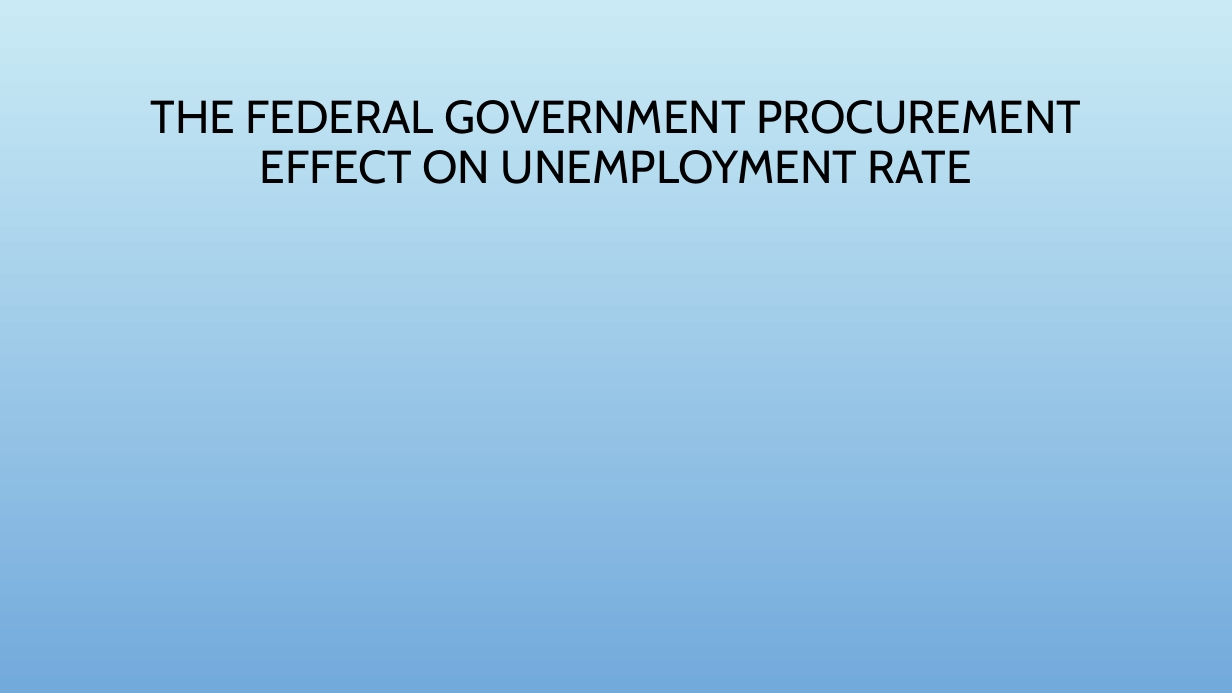
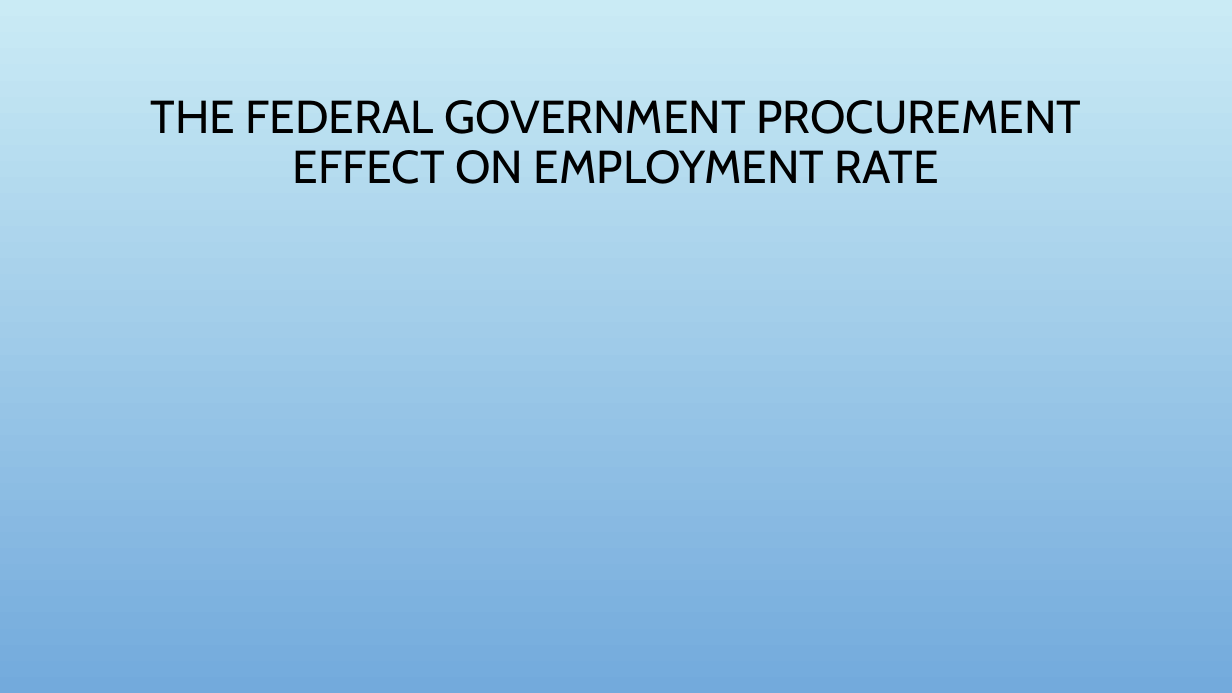
Before and after one commit to evlight/Project, a slide deck: slide 5 of Federal Government Contracts Analysis.pptx (slide 4 before the commit). Drawn at 1232x693 pixels with LibreOffice and Linux fonts; fonts in the diff are those of the drawing; background and template pictures are left out. Boxes give left, top, right and bottom in pixels: in the first picture for what was removed or moved away, otherwise in the second. Text is boxed around its words. In the diff, an @@ line names an element or a change of style, - is before the commit and + after.

Commit message:
Federal Government Contracts Analysis

```diff
--- a/Federal Government Contracts Analysis.pptx
+++ b/Federal Government Contracts Analysis.pptx
@@ title at (151, 100, 1081, 184): text changed @@
-THE FEDERAL GOVERNMENT PROCUREMENT EFFECT ON UNEMPLOYMENT RATE
+THE FEDERAL GOVERNMENT PROCUREMENT EFFECT ON EMPLOYMENT RATE
```
Also in this commit, not shown: 4 other slides changed, 1 slide added, 1 slide removed.
